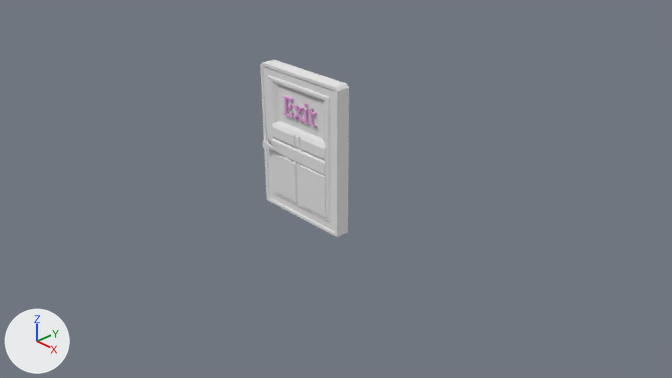
What one commit did to the Blender file Assets/Model/Blend/Door_Exit_01.blend.
Rendered twice from the file's camera 'Camera'. Arrows for +X, +Y and +Z are at lower left; the lights stay in place.

Objects in the first picture: 'Door_Exit_01'.
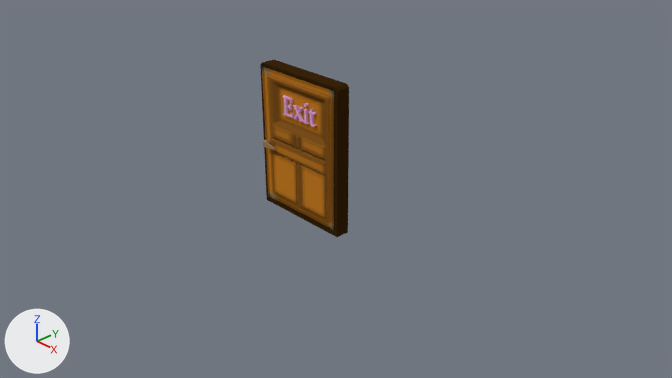
Boxes (x1, y1, x2, y2) around the edits, measured in the pictures (672 x 378 px):
'Door_Exit_01', surface changed (grey to brown)
    both: (260, 60, 349, 237)
'Door_Exit_Name', added (pink)
    after: (283, 95, 317, 127)
part 1 of me_door_exit_01, cut back
    before: (260, 60, 349, 151)
    after: (263, 139, 270, 148)
part 2 of me_door_exit_01, deleted
    before: (264, 148, 299, 216)
part 3 of me_door_exit_01, deleted
    before: (302, 177, 348, 237)
part 4 of me_door_exit_01, surface changed (grey to brown)
    both: (263, 70, 349, 223)

Diff of the bpy script that builds the scene:
```diff
--- a/Assets/Model/Blend/Door_Exit_01.blend.py
+++ b/Assets/Model/Blend/Door_Exit_01.blend.py
@@ img_exit_door_tex @@
+img_exit_door_tex = load_image('Exit_Door_Tex', '../Materials/Exit_Door_Tex.png', 64, 64, 'sRGB')
@@ mat_door_exit_01_mat @@
 n0 = _N.new('ShaderNodeOutputMaterial'); n0.name = 'Material Output'
+n2 = _N.new('ShaderNodeTexImage'); n2.name = 'Image Texture'
+n2.image = img_exit_door_tex
+n2.interpolation = 'Closest'
+n3 = _N.new('ShaderNodeMapping'); n3.name = 'Mapping'
+n4 = _N.new('ShaderNodeTexCoord'); n4.name = 'Texture Coordinate'
 n1 = _N.new('ShaderNodeBsdfDiffuse'); n1.name = 'Diffuse BSDF'
 _L.new(n1.outputs[0], n0.inputs[0])  # 'BSDF' to 'Surface'
+_L.new(n2.outputs[0], n1.inputs[0])  # 'Color' to 'Color'
+_L.new(n3.outputs[0], n2.inputs[0])  # 'Vector' to 'Vector'
+_L.new(n4.outputs[2], n3.inputs[0])  # 'UV' to 'Vector'
@@ me_door_exit_01 @@
 # used by ob_door_exit_01; location = (0.0, 0.0, 0.0); rotation_euler = (1.571, 0.0, 0.0), in degrees (90, 0, 0)
-me_door_exit_01.from_pydata(...)  # 1515 vertices, 1451 faces; spans x -0.81..0.81, y 0.0..2.25, z -0.02..0.29
+me_door_exit_01.from_pydata(...)  # 202 vertices, 198 faces; spans x -0.81..0.81, y 0.0..2.25, z -0.02..0.29
+# me_door_exit_01 part 1: 7 vertices moved from x -0.74..-0.68, y 0.96..1.06, z 0.22..0.24 to x -0.73..-0.68, y 0.96..1.06, z 0.19..0.24; 1317 vertices removed from x -0.81..0.81, y 0.96..2.25, z -0.02..0.29; 20 vertices added at x -0.74..-0.67, y 0.96..1.07, z 0.2..0.29
+# me_door_exit_01 part 2: 8 vertices removed from x -0.81..-0.6, y 0.0..0.23, z -0.02..0.2
+# me_door_exit_01 part 3: 8 vertices removed from x 0.6..0.81, y 0.0..0.23, z -0.02..0.2
+# me_door_exit_01 part 4: 126 kept faces spanning x -0.81..0.81, y 0.0..2.25, z -0.02..0.29 get new texture (UV) coordinates
 me_door_exit_01.materials.append(mat_door_exit_01_mat)
-me_door_exit_01.materials.append(mat_door_exit_02_mat)  # pink #e7a9e0
@@ me_door_exit_name @@
+me_door_exit_name.from_pydata(...)  # 1278 vertices, 1221 faces; spans x -0.338..0.354, y 1.562..1.858, z 0.15..0.19
+me_door_exit_name.materials.append(mat_door_exit_02_mat)  # pink #e7a9e0
@@ ob_door_exit_name @@
+ob_door_exit_name = bpy.data.objects.new('Door_Exit_Name', me_door_exit_name)
+ob_door_exit_name.parent = ob_door_exit_01
+ob_door_exit_name.matrix_parent_inverse = Matrix(((1.0, 0.0, 0.0, 0.0), (0.0, 0.0, 1.0, 0.0), (0.0, -1.0, 0.0, 0.0), (0.0, 0.0, 0.0, 1.0)))
+ob_door_exit_name.location = (0.0, 0.0, 0.0)
+ob_door_exit_name.rotation_euler = (1.571, 0.0, 0.0)  # degrees (90, 0, 0)
```
